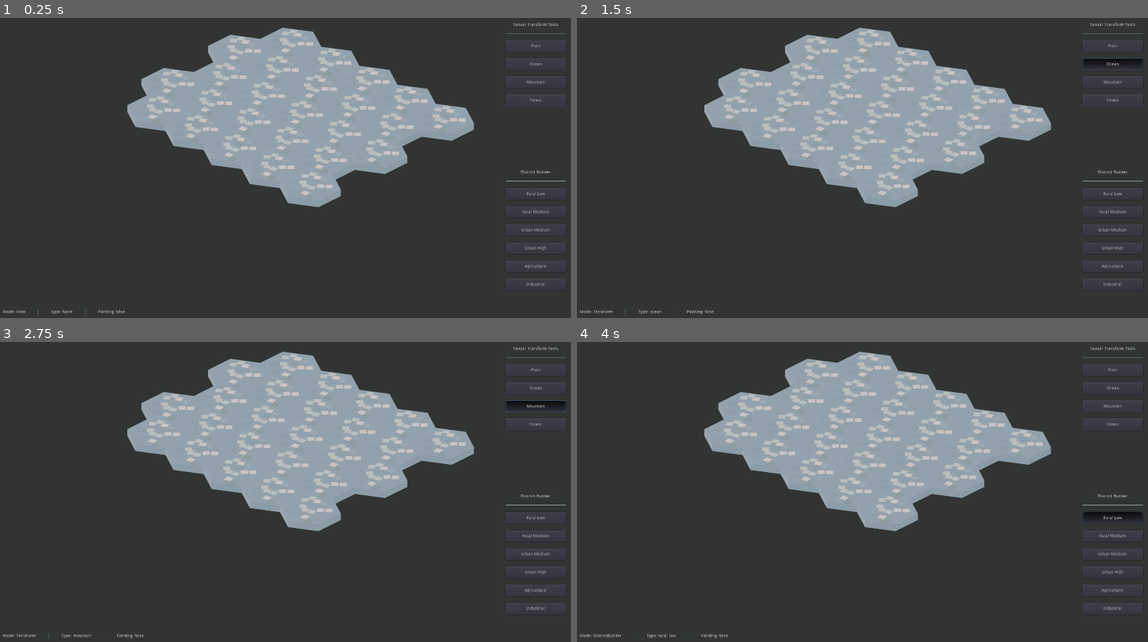
Above: before the commit, frames 1-4 (two rows, left to right).
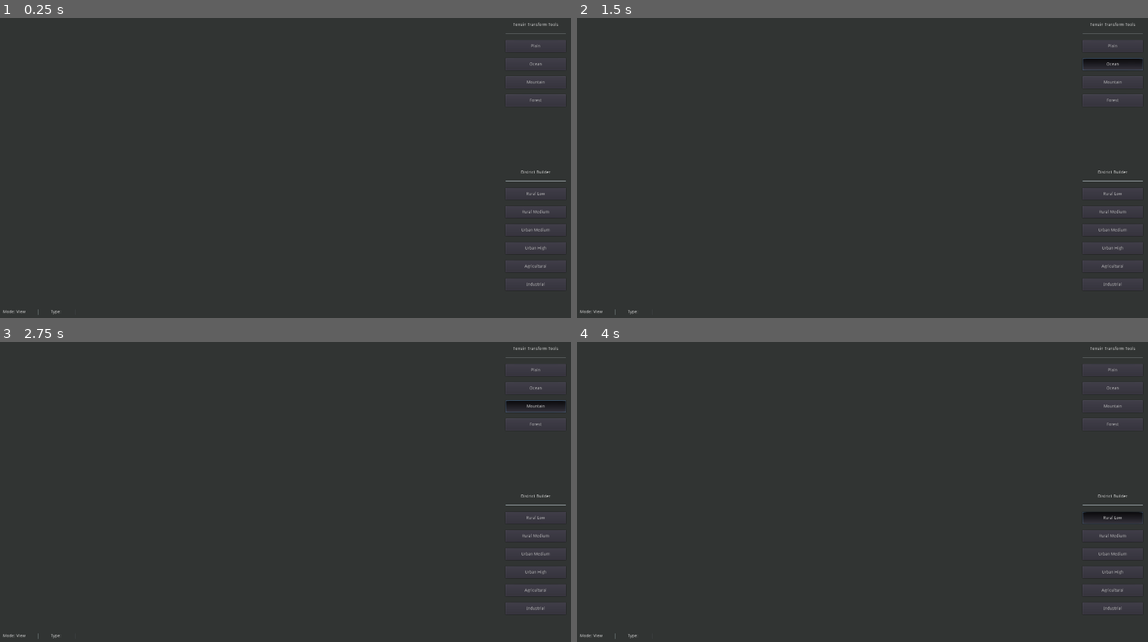
Above: after the commit, the same moments.

Repository: derUbermenk/IsoMapMaker
Game: Godot game, scene res://Scenes/Main/MapBuilder.tscn
Same seed, same stepped clock (60 frames per second), same inputs: the game is played once before the commit and once after it.
Inputs:
- Up to frame 1 (0.25 s): no input
- Up to frame 2 (1.5 s): click "Plain" at 0.5 s; click "Ocean" at 1.25 s
- Up to frame 3 (2.75 s): click "Mountain" at 2 s
- Up to frame 4 (4 s): click "Forest" at 2.75 s; click "Rural Low" at 3.5 s

The runs differ from the first frame. In frame 1, 20% of the frame differs, in the area x 10-84%, y 3-100%; in frame 2, 20%; in frame 3, 20%; in frame 4, 20%, in the area x 2-84%, y 3-100%.
Error after the commit: Parse Error: The identifier "cartesian_coord" isn't declared in the current scope. (res://Scenes/MapSupport/Map.gd:53)

Commit message:
add cube coord calculation for tile in draw_map function

Diff:
--- a/Scenes/MapSupport/Map.gd
+++ b/Scenes/MapSupport/Map.gd
@@ -35,17 +35,29 @@
 	pass
 
 func draw_map():
+	var last_cube_coord = Vector3() # instantiate a cube coord x == q, y == r, z == s
+
 	for row in world_size:   # y
+
+		# the cube coord of the first column in this row
+		var row_initial_tile_cube_coord = Vector3(last_cube_coord.x, last_cube_coord.y, last_cube_coord.z)
+
 		for col in world_size: # x
-			var x = col
-			var y = row
-			if row % 2 != 0:
-				x -= 0.5
+			row_initial_tile_cube_coord += Vector3(1, -1, 0)
+			var cartesian_coordinate = Vector2(col, row)
+			if row % 2 != 0: cartesian_coord.x -= 0.5
+
 			var tile = tile_scene.instance()
 			# init the tile with the given x y positions (still gets transformed)
 				# on the map(self)
-			tile.init(x, y, map_data[row][col], self)
+			tile.init(cartesian_coord, row_initial_tile_cube_coord, map_data[row][col], self)
 			tiles.add_child(tile)
+
+		# compute q r s values for next row
+		if row == 0 or row % 2 == 0: last_cube_coord.x -= 1 # q
+		last_cube_coord.y += 1                              # r
+		if row % 2 != 0: s -= 1
+
 
 # reset the color of the hovered tile if there is any
 func reset_hover_hightlight():
@@ -56,3 +68,27 @@
 func track_mouse_loc():
 	var mouse_pos = get_global_mouse_position()
 	print(mouse_pos)
+
+# function code for assigning cube coordinate to tiles
+	# wrote this only as reference for the cube coordinate assignment in
+	# draw_map
+func hexgrid_cube_coords():
+	var q = 0
+	var r = 0
+	var s = 0
+
+	for row in world_size:
+		# start with the values set after last row or the origin depending on the case
+		var row_q = q
+		var row_s = s
+		var row_r = r
+		for col in world_size:
+			# row_r does not change
+			# assign the column values
+			row_q += 1
+			row_s -= 1
+			row_r
+
+		if row == 0 or row % 2 == 0: q -= 1
+		if row % 2 != 0: s -= 1
+		r += 1
